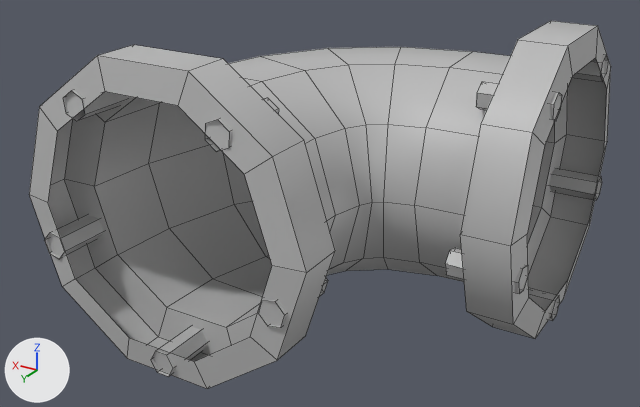
The FBX model 2019_Senior_Project_Car_Game/scenes/Environment Props/Pipeline Assets/Pipeline Sections/PipelineElbowRightSection.fbx, before and after one commit.
Camera for both pictures: a 50 mm lens placed at (-0.323, 0.572, 0.25), pointed at (0.009, 0.018, -0.027). Every picture has the same lights, and +X, +Y and +Z are marked at lower left. Mesh edges are drawn as thin lines. Where no turn or scale is listed for an object, it has been applied to the vertices.

Names of what the first picture shows: 'Pipeline_Elbow_Right_Section'.
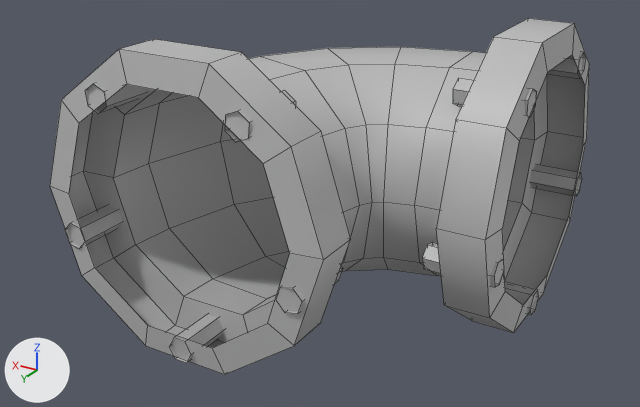
What differs and where, as boxes [x1, y1, x2, y2] in the pictures (640 x 407 px; the box of a moved part takes in the faces that stretch with it):
'Pipeline_Elbow_Right_Section', reshaped, moved (7% narrower)
    before: [29, 21, 611, 389]
    after: [50, 18, 589, 375]
part 1 of me_mesh, moved or reshaped
    before: [151, 326, 207, 377]
    after: [169, 315, 224, 363]
part 2 of me_mesh, moved or reshaped
    before: [258, 278, 328, 328]
    after: [276, 267, 343, 314]
part 3 of me_mesh, moved or reshaped
    before: [205, 98, 279, 152]
    after: [225, 90, 296, 142]
part 4 of me_mesh, moved or reshaped
    before: [63, 90, 127, 121]
    after: [85, 83, 146, 113]
part 5 of me_mesh, moved or reshaped
    before: [44, 214, 103, 259]
    after: [65, 205, 122, 249]
part 6 of me_mesh, moved or reshaped
    before: [528, 288, 560, 321]
    after: [505, 282, 539, 315]
part 7 of me_mesh, moved or reshaped
    before: [549, 168, 602, 200]
    after: [529, 164, 582, 196]
part 8 of me_mesh, moved or reshaped
    before: [572, 54, 608, 81]
    after: [547, 51, 586, 78]
part 9 of me_mesh, moved or reshaped
    before: [476, 81, 562, 121]
    after: [453, 78, 537, 117]
part 10 of me_mesh, moved or reshaped
    before: [445, 248, 528, 294]
    after: [422, 242, 504, 287]
part 11 of me_mesh, moved or reshaped
    before: [29, 45, 335, 273]
    after: [50, 39, 351, 260]
part 12 of me_mesh, moved or reshaped
    before: [29, 163, 335, 389]
    after: [50, 163, 351, 375]
part 13 of me_mesh, moved or reshaped
    before: [149, 47, 473, 297]
    after: [149, 47, 473, 299]
part 14 of me_mesh, moved or reshaped
    before: [414, 21, 611, 246]
    after: [414, 18, 589, 240]
part 15 of me_mesh, moved or reshaped
    before: [414, 134, 607, 339]
    after: [414, 131, 587, 333]

What changed in the scene script:
```text
Change me_mesh:
    used by ob_pipeline_elbow_right_section; location = (0.0, 0.0, 0.0)
    remove me_mesh.from_pydata(...)  # 260 vertices, 240 faces; spans x -0.167..0.167, y -0.17..0.17, z -0.113..0.113
    add me_mesh.from_pydata(...)  # 260 vertices, 240 faces; spans x -0.198..0.119, y -0.124..0.196, z -0.113..0.113
    me_mesh part 1: the loose piece of 13 vertices spanning x 0.038..0.059, y 0.117..0.17, z -0.113..-0.095 is moved by (-0.048, 0.026, 0.0)
    me_mesh part 2: the loose piece of 13 vertices spanning x -0.057..-0.037, y 0.117..0.17, z -0.044..-0.025 is moved by (-0.048, 0.026, 0.0)
    me_mesh part 3: the loose piece of 13 vertices spanning x -0.02..-0.001, y 0.117..0.17, z 0.067..0.088 is moved by (-0.048, 0.026, 0.0)
    me_mesh part 4: the loose piece of 13 vertices spanning x 0.098..0.116, y 0.117..0.17, z 0.067..0.088 is moved by (-0.048, 0.026, 0.0)
    me_mesh part 5: the loose piece of 13 vertices spanning x 0.133..0.154, y 0.117..0.17, z -0.044..-0.025 is moved by (-0.048, 0.026, 0.0)
    me_mesh part 6: the loose piece of 13 vertices spanning x -0.167..-0.114, y -0.061..-0.041, z -0.113..-0.095 is moved by (-0.031, 0.046, 0.0)
    me_mesh part 7: the loose piece of 13 vertices spanning x -0.167..-0.114, y -0.156..-0.136, z -0.044..-0.025 is moved by (-0.031, 0.046, 0.0)
    me_mesh part 8: the loose piece of 13 vertices spanning x -0.167..-0.114, y -0.119..-0.101, z 0.067..0.088 is moved by (-0.031, 0.046, 0.0)
    me_mesh part 9: the loose piece of 13 vertices spanning x -0.167..-0.114, y -0.002..0.017, z 0.067..0.088 is moved by (-0.031, 0.046, 0.0)
    me_mesh part 10: the loose piece of 13 vertices spanning x -0.167..-0.114, y 0.034..0.054, z -0.044..-0.025 is moved by (-0.031, 0.046, 0.0)
    me_mesh part 11: 24 of the vertices in x -0.071..0.167, y 0.13..0.17, z 0.0..0.113 are moved by (-0.048, 0.026, 0.0)
    me_mesh part 12: 16 of the vertices in x -0.048..0.145, y 0.13..0.17, z -0.113..-0.053 are moved by (-0.048, 0.026, 0.0)
    me_mesh part 13: all 50 vertices in x -0.082..0.136, y -0.138..0.085, z -0.086..0.086 are moved by (-0.048, 0.046, 0.0)
    me_mesh part 14: 24 of the vertices in x -0.167..-0.127, y -0.17..0.068, z 0.0..0.113 are moved by (-0.031, 0.046, 0.0)
    me_mesh part 15: 16 of the vertices in x -0.167..-0.127, y -0.148..0.045, z -0.113..-0.053 are moved by (-0.031, 0.046, 0.0)
Change ob_pipeline_elbow_right_section:
    ob_pipeline_elbow_right_section.location: (0.0, 0.0, 0.0) -> (0.0482, -0.046, 0.0)
```
